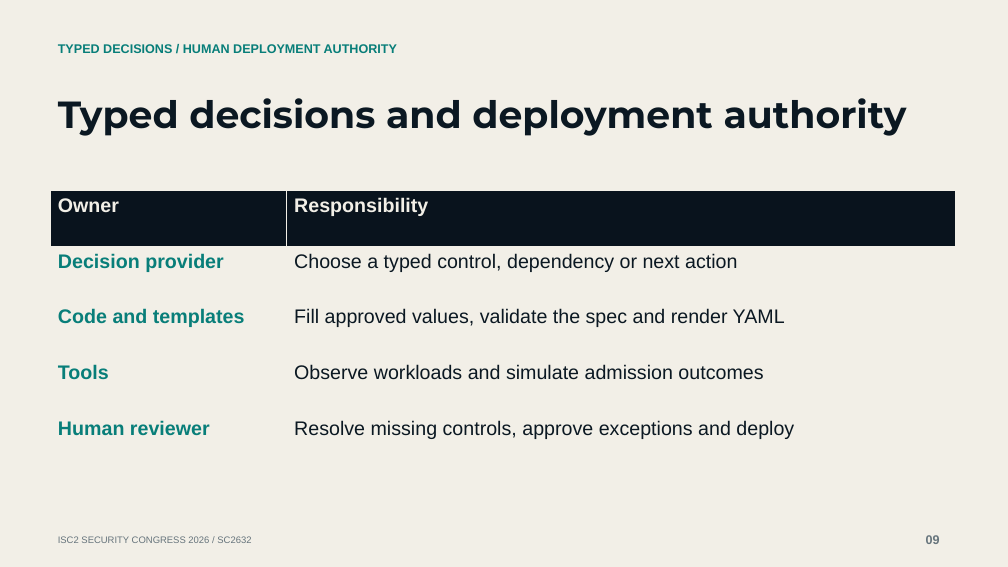
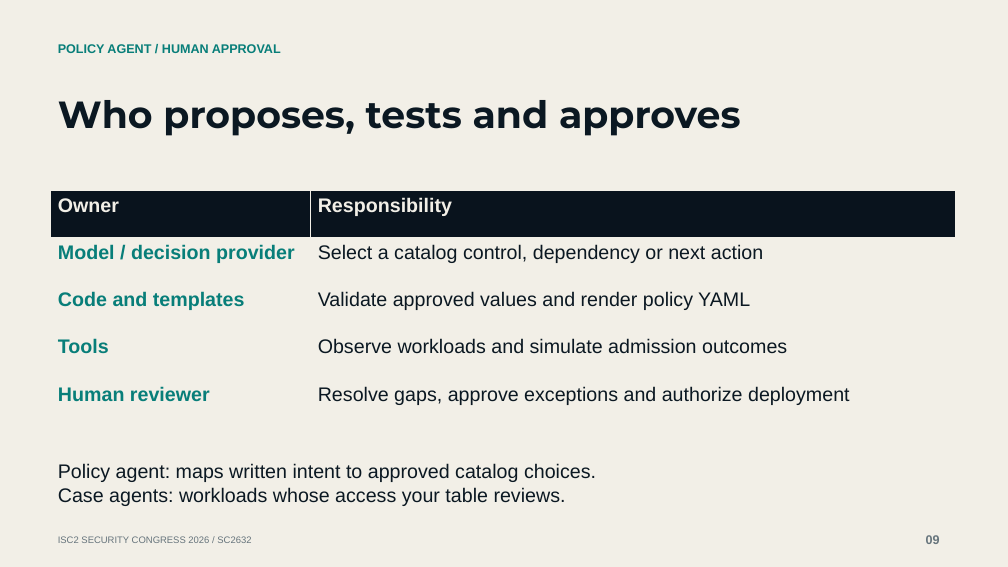
Before and after one commit to mgunjan/sc2632-tabletop, a slide deck: slide 9 of submission/2026-10-13/SC2632-session-four-cases.pptx. Drawn at 1008x567 pixels with LibreOffice and Linux fonts; fonts in the diff are those of the drawing. Boxes give left, top, right and bottom in pixels: in the first picture for what was removed or moved away, otherwise in the second. Text is boxed around its words. In the diff, an @@ line names an element or a change of style, - is before the commit and + after.

Commit message:
Ground the tabletop in incident decisions and evidence

```diff
--- a/submission/2026-10-13/SC2632-session-four-cases.pptx
+++ b/submission/2026-10-13/SC2632-session-four-cases.pptx
@@ text at [58, 44, 281, 53]: text changed @@
-TYPED DECISIONS / HUMAN DEPLOYMENT AUTHORITY
+POLICY AGENT / HUMAN APPROVAL
@@ text at [58, 100, 741, 136]: text changed @@
-Typed decisions and deployment authority
+Who proposes, tests and approves
@@ table at [51, 191, 957, 426] @@
-row 2, column 1: Decision provider
+row 2, column 1: Model / decision provider
-row 2, column 2: Choose a typed control, dependency or next action
+row 2, column 2: Select a catalog control, dependency or next action
-row 3, column 2: Fill approved values, validate the spec and render YAML
+row 3, column 2: Validate approved values and render policy YAML
-row 5, column 2: Resolve missing controls, approve exceptions and deploy
+row 5, column 2: Resolve gaps, approve exceptions and authorize deployment
@@ text added at [58, 463, 596, 506], 18.8 pt, text #0B1822 @@
+Policy agent: maps written intent to approved catalog choices.
+Case agents: workloads whose access your table reviews.
```
Also in this commit, not shown: 12 other slides changed, 2 slides added, 2 slides removed, 14 other files.
